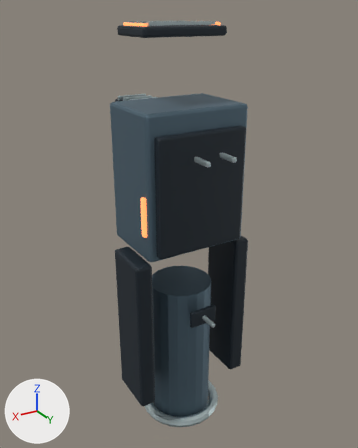
The Blender file tools/godot-weapons/blender-art/masters/weapon-7.blend, before and after one commit.
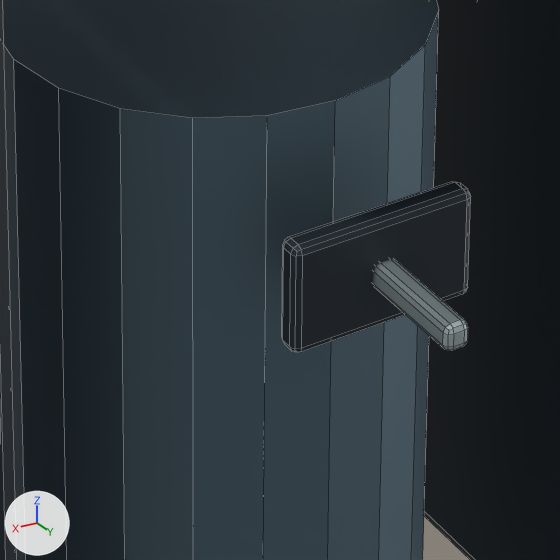
The first picture shows the older version from a 50 mm camera at (0.698, 1.153, 0.277) aimed at (-0.036, -0.069, -0.334). The close-ups show the older and then the newer version on the part from 42% to 64% of the width and 63% to 80% of the height of that picture. Only the edits that show in the close-ups are written down. Arrows for +X, +Y and +Z are at lower left; the lights stay in place. The close-ups show mesh edges as thin lines.

The first close-up shows 'body-dark', 'body-trim', 'flak-barrel-light'.
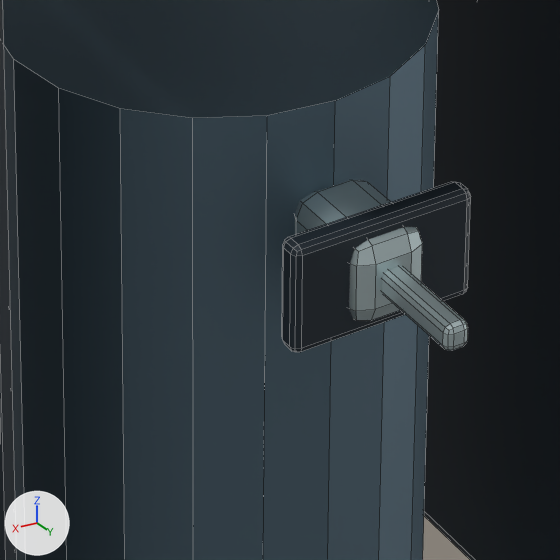
Pixel boxes (x1, y1, x2, y2) of what changed, in the close-ups (560 x 560 px):
'body-trim', reshaped: before (373, 259, 468, 350); after (295, 180, 468, 350)
part 1 of me_cube_342, added: after (295, 180, 422, 321)

Patch to the scene script:
```diff
--- a/tools/godot-weapons/blender-art/masters/weapon-7.blend.py
+++ b/tools/godot-weapons/blender-art/masters/weapon-7.blend.py
@@ me_cube_342 @@
 # used by ob_body_trim; parent = ob_body; location = (-0.172, 0.028, -0.42)
-me_cube_342.from_pydata(...)  # 1032 vertices, 986 faces; spans x -0.007..0.351, y -0.292..0.169, z -0.55..0.672
+me_cube_342.from_pydata(...)  # 1088 vertices, 1040 faces; spans x -0.007..0.351, y -0.292..0.169, z -0.55..0.672
+# me_cube_342 part 1: a new loose piece of 56 vertices spanning x 0.154..0.191, y 0.058..0.111, z -0.151..-0.11, in mat_trim (light grey #c5d6d8)
 me_cube_342.materials.append(mat_trim)
```
